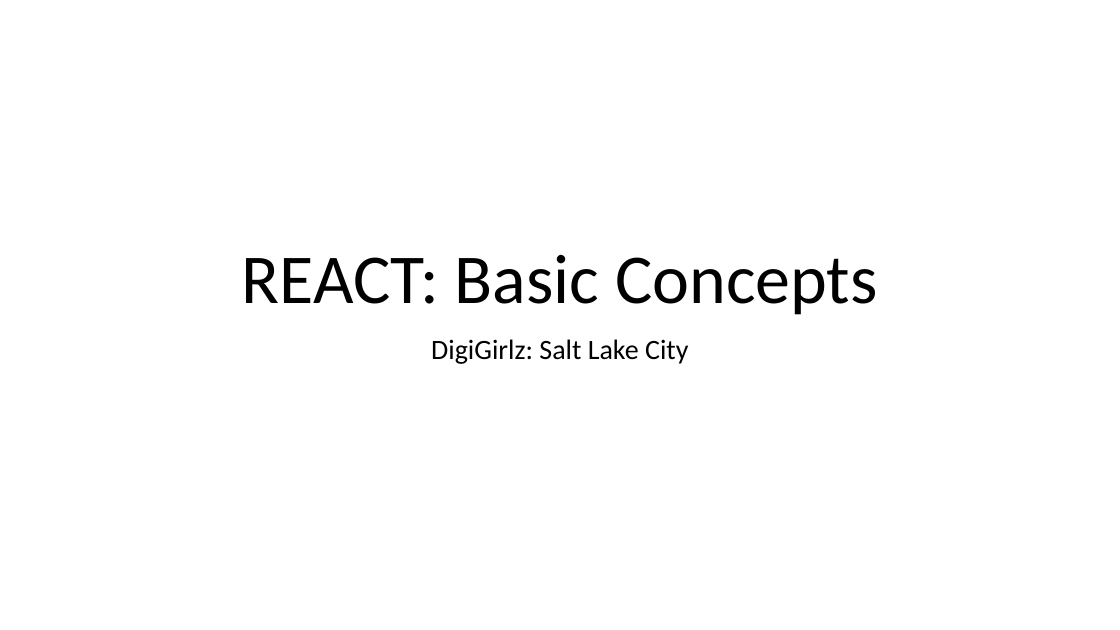
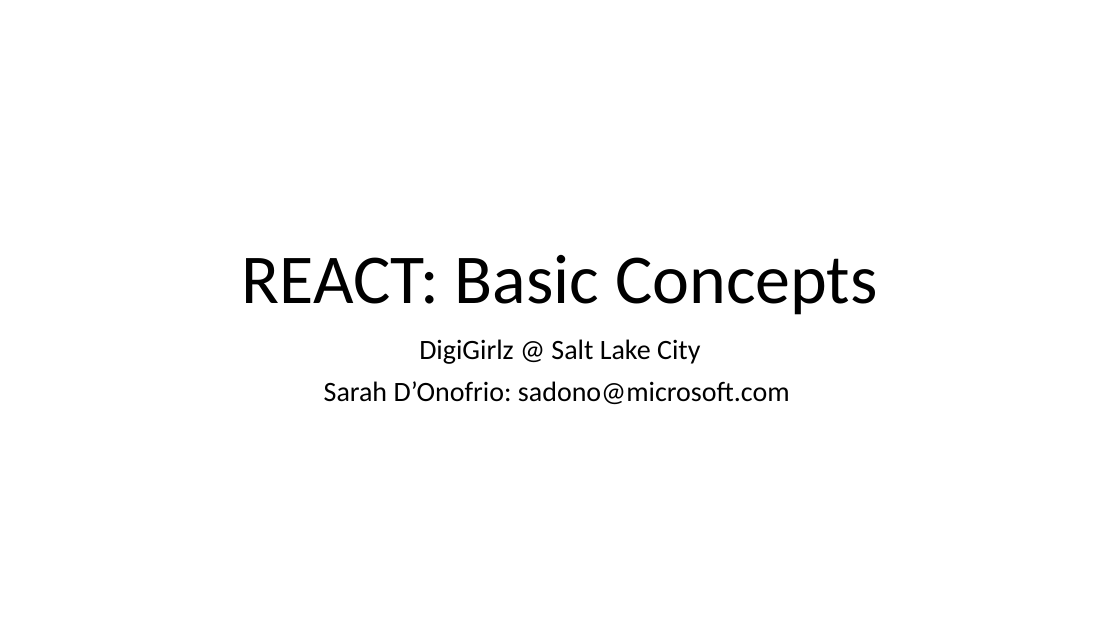
Before and after one commit to sarahdonofrio/digigirlz, a slide deck: slide 1 of magic-eight-ball/ReactPresentation.pptx. Drawn at 1120x630 pixels with LibreOffice and Linux fonts; fonts in the diff are those of the drawing. Boxes give left, top, right and bottom in pixels: in the first picture for what was removed or moved away, otherwise in the second. Text is boxed around its words. In the diff, an @@ line names an element or a change of style, - is before the commit and + after.

```diff
--- a/magic-eight-ball/ReactPresentation.pptx
+++ b/magic-eight-ball/ReactPresentation.pptx
@@ subtitle at (x1=324, y1=339, x2=790, y2=404): text changed @@
-DigiGirlz: Salt Lake City
+DigiGirlz @ Salt Lake City
+Sarah D’Onofrio: sadono@microsoft.com
```
Also in this commit, not shown: 3 other slides changed, 1 slide added, 2 other files.
